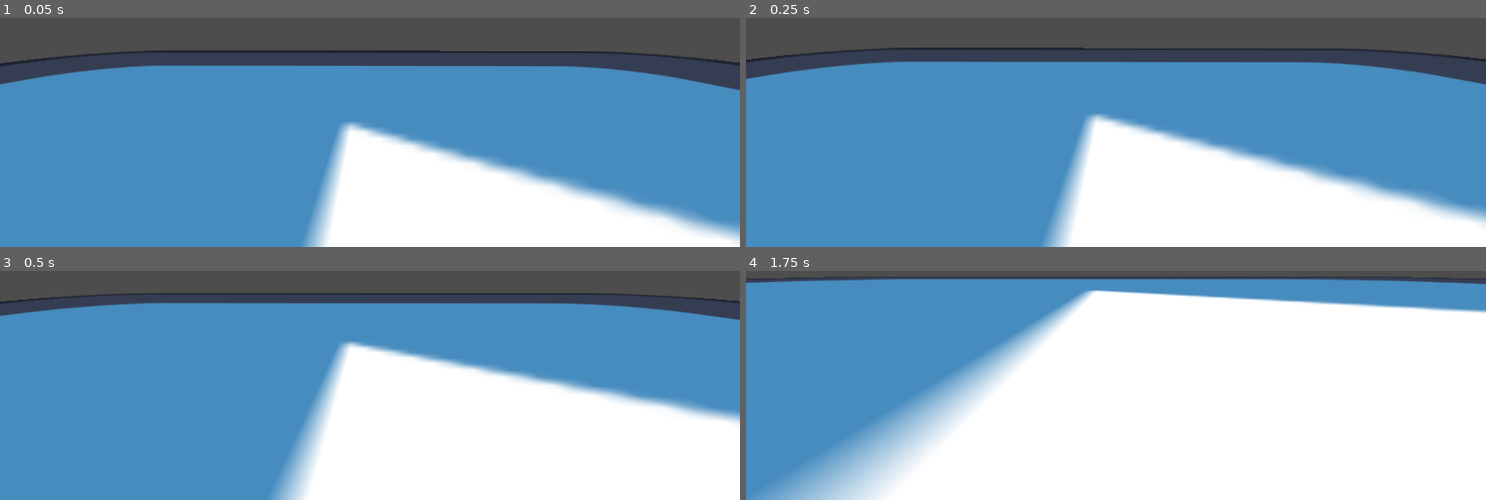
Above: before the commit, frames 1-4 (two rows, left to right).
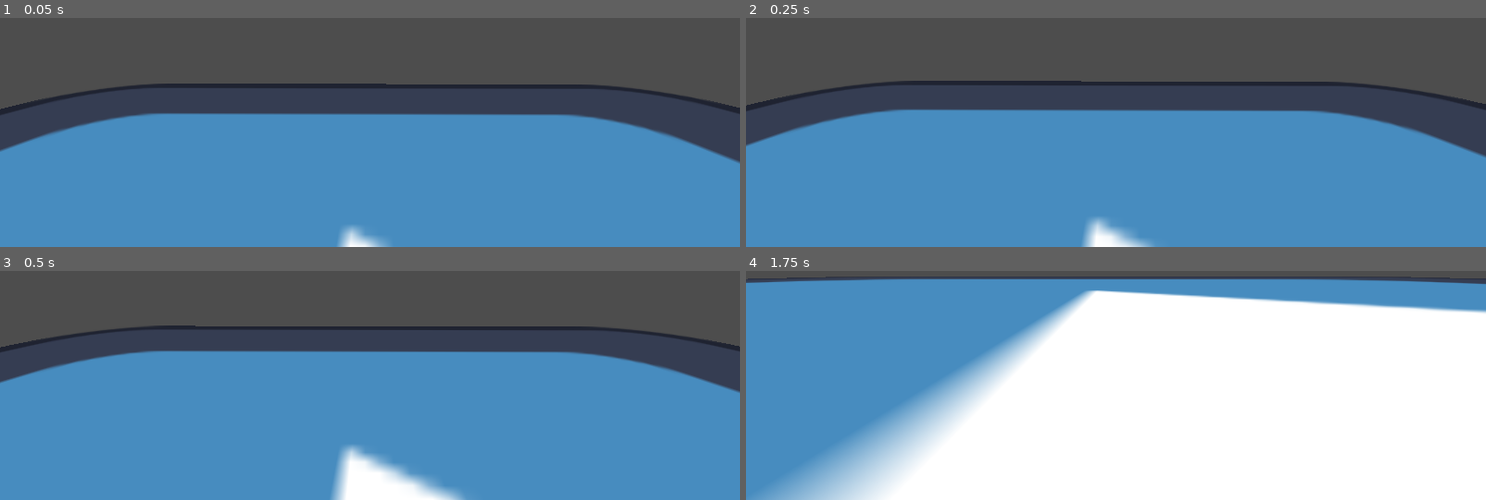
Above: after the commit, the same moments.

Repository: stoyse/Diddy-Neighborhood
Game: Godot game, scene res://world.tscn
Same seed, same stepped clock (60 frames per second), same inputs: the game is played once before the commit and once after it. The engine's default icon, where the game draws it, is replaced by a stand-in: a white triangle on a blue panel in a dark square.
Inputs:
- Up to frame 1 (0.05 s): no input
- Up to frame 2 (0.25 s): no input
- Up to frame 3 (0.5 s): no input
- Up to frame 4 (1.75 s): no input

The runs differ from the first frame. In frame 1, 43% of the frame differs, in the area x 0-100%, y 14-100%; in frame 2, 46%; in frame 3, 55%, in the area x 0-100%, y 9-100%; in frame 4, less than 0.1%.

Commit message:
added world

Diff:
--- a/neighborhood-game/project.godot
+++ b/neighborhood-game/project.godot
@@ -14,3 +14,26 @@
 run/main_scene="uid://badgtvb365kkq"
 config/features=PackedStringArray("4.4", "Forward Plus")
 config/icon="res://icon.svg"
+
+[input]
+
+move_forward={
+"deadzone": 0.2,
+"events": []
+}
+move_backward={
+"deadzone": 0.2,
+"events": []
+}
+move_left={
+"deadzone": 0.2,
+"events": []
+}
+move_right={
+"deadzone": 0.2,
+"events": []
+}
+jump={
+"deadzone": 0.2,
+"events": []
+}
--- a/neighborhood-game/world.tscn
+++ b/neighborhood-game/world.tscn
@@ -20,4 +20,4 @@
 texture = ExtResource("1_fj7yv")
 
 [node name="player" parent="." instance=ExtResource("1_f3sb7")]
-transform = Transform3D(1, 0, 0, 0, 1, 0, 0, 0, 1, 0, 7.99467, 0)
+transform = Transform3D(1, 0, 0, 0, 1, 0, 0, 0, 1, 0, 15.8882, 0)
